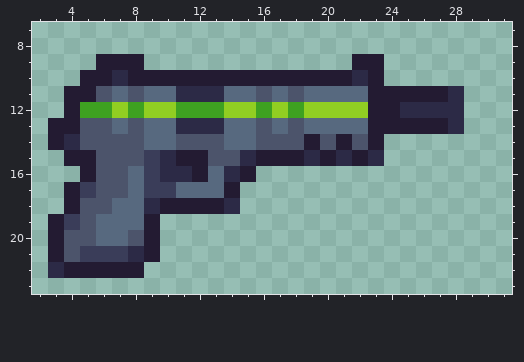
Edited in one commit: pixel-art sprite (Assets/Resources/Sprites/tranquilizer.png). The picture above is the old version.
The file is 32x32 pixels. Shown: x 2..31, y 7..23.
The same view after the edit:
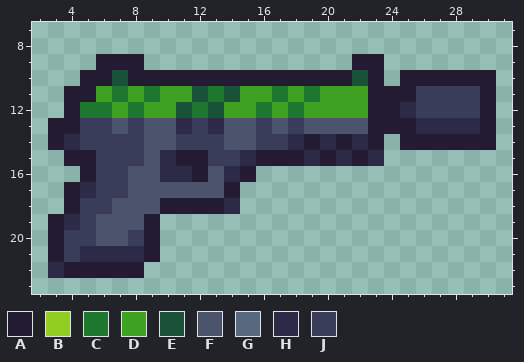
Palette (. is transparent): A #231b32  B #91ce22  C #1d772f  D #3ea121  E #195238  F #4c546b  G #57697f  H #2c2a46  J #3a3d59
The exact change:
Changed rows in their new state; - is an unchanged pixel.
first column x 4:
10 ---E--------------E--AAAAAA
11 --DCDCDDECEDDCDCDDD---JJJJA
12 -CCDCDDECEDDCDCDDDD---JJJJA
13 -JJFJFF-J-FFJFJFFFF---HH-HA
14 -JJJJFFJJJFFJJH-H-H--AAAAAA
15 --JJJF---JJ----------------
16 --JJFF---F-----------------
17 -HJJFFFFFF-----------------
18 -JJFFF---------------------
19 HJFFF----------------------
20 JJFFJ----------------------
21 JHHH-----------------------
